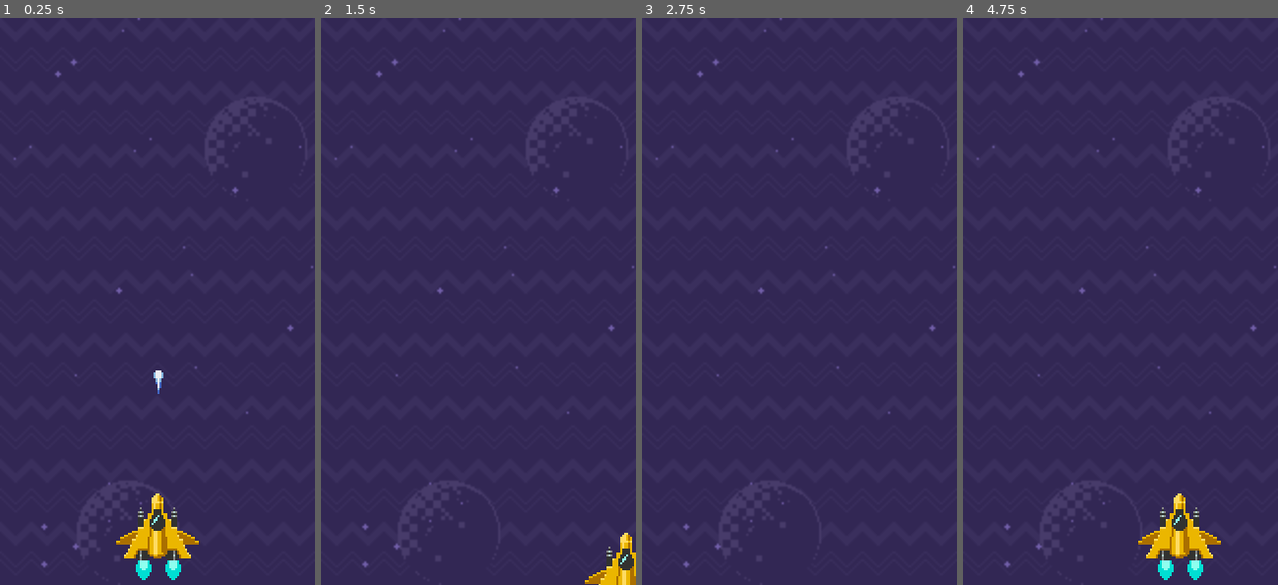
Above: before the commit, frames 1-4 (left to right).
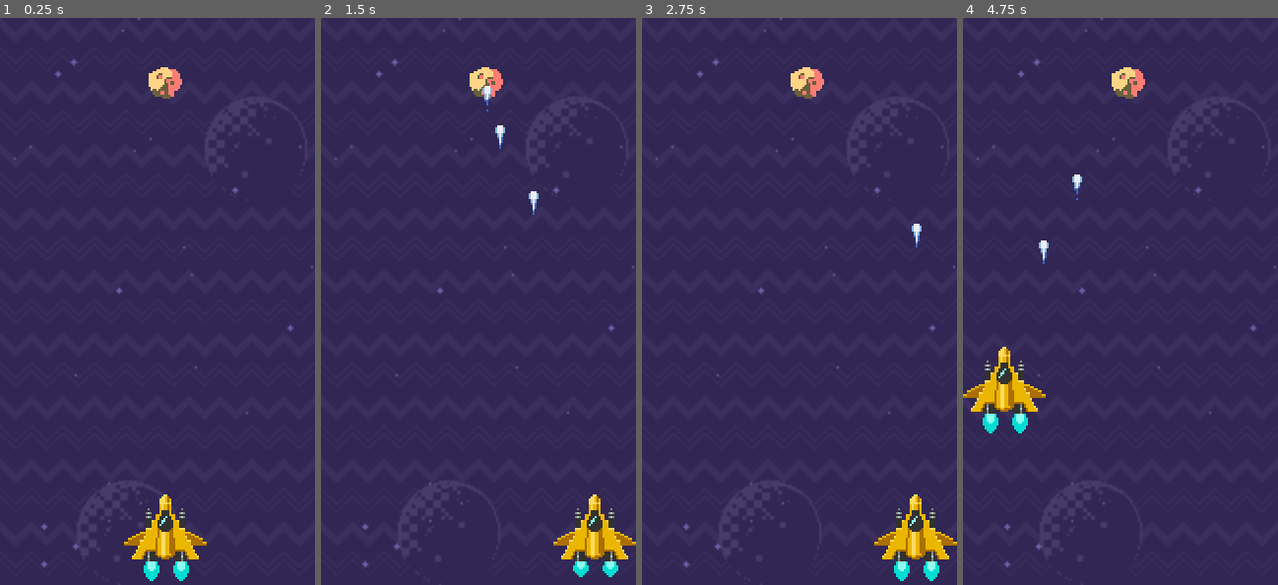
Above: after the commit, the same moments.

Repository: Cludor28/Astro_Explore
Game: Godot game, scene res://scenes/game.tscn
The game is run twice, just before and just after one commit, with the same random seed, the same clock (stepped at 60 frames per second) and the same inputs.
Inputs:
- Up to frame 1 (0.25 s): no input
- Up to frame 2 (1.5 s): tap Enter (ui_accept) at 0.5, 0.6, 0.77, 1.07, 1.35 s; hold Right (ui_right) 0.53-1.28 s; hold Down (ui_down) from 1.28 s (still down)
- Up to frame 3 (2.75 s): tap Enter (ui_accept) at 1.52, 1.82, 2.1 s; release Down (ui_down) at 2.03 s; hold Right (ui_right) from 2.03 s (still down)
- Up to frame 4 (4.75 s): release Right (ui_right) at 2.78 s; hold Up (ui_up) 2.78-3.53 s; tap Enter (ui_accept) at 2.85, 3.02, 3.32, 3.6, 3.77, 4.07, 4.35, 4.52 s; hold Left (ui_left) from 3.53 s (still down)

The runs differ from the first frame. In frame 1, 2.4% of the frame differs, in the area x 36-66%, y 8-100%; in frame 2, 2.8%; in frame 3, 2.3%; in frame 4, 4.2%, in the area x 0-82%, y 8-100%.

Commit message:
criação da colisão

Diff:
--- a/project.godot
+++ b/project.godot
@@ -7,6 +7,11 @@
 ;   param=value ; assign values to parameters
 
 config_version=4
+
+_global_script_classes=[  ]
+_global_script_class_icons={
+
+}
 
 [application]
 
@@ -26,6 +31,12 @@
 
 common/drop_mouse_on_gui_input_disabled=true
 
+[layer_names]
+
+2d_physics/layer_1="player"
+2d_physics/layer_2="lazer"
+2d_physics/layer_3="meteoro"
+
 [physics]
 
 common/enable_pause_aware_picking=true
--- /dev/null
+++ b/scenes/asteroid.tscn
@@ -0,0 +1,17 @@
+[gd_scene load_steps=3 format=2]
+
+[ext_resource path="res://sprites/asteroids/asteroid-1.png" type="Texture" id=1]
+
+[sub_resource type="CircleShape2D" id=1]
+
+[node name="asteroid" type="Node2D"]
+
+[node name="asteroid-1" type="Sprite" parent="."]
+texture = ExtResource( 1 )
+
+[node name="area" type="Area2D" parent="."]
+collision_layer = 4
+collision_mask = 2
+
+[node name="shape" type="CollisionShape2D" parent="area"]
+shape = SubResource( 1 )
--- a/scenes/game.tscn
+++ b/scenes/game.tscn
@@ -1,11 +1,27 @@
-[gd_scene load_steps=7 format=2]
+[gd_scene load_steps=10 format=2]
 
 [ext_resource path="res://sprites/ship.png" type="Texture" id=1]
 [ext_resource path="res://sprites/background.png" type="Texture" id=2]
 [ext_resource path="res://scripts/ship.gd" type="Script" id=3]
-[ext_resource path="res://scenes/lazer.tscn" type="PackedScene" id=4]
+[ext_resource path="res://scripts/Background.gd" type="Script" id=4]
+[ext_resource path="res://scenes/asteroid.tscn" type="PackedScene" id=5]
 
-[sub_resource type="Animation" id=1]
+[sub_resource type="Shader" id=1]
+code = "shader_type canvas_item;
+
+uniform float vel = -.5f;
+uniform float des = 0f;
+
+void fragment(){
+	COLOR = texture(TEXTURE , UV + (vec2(0, 1f) * TIME * vel) + vec2(des , 0) );
+}"
+
+[sub_resource type="ShaderMaterial" id=2]
+shader = SubResource( 1 )
+shader_param/vel = -0.5
+shader_param/des = 0.0
+
+[sub_resource type="Animation" id=3]
 length = 0.001
 tracks/0/type = "value"
 tracks/0/path = NodePath("Ship:frame")
@@ -20,8 +36,7 @@
 "values": [ 1 ]
 }
 
-[sub_resource type="Animation" id=2]
-resource_name = "fogo"
+[sub_resource type="Animation" id=4]
 length = 0.2
 loop = true
 tracks/0/type = "value"
@@ -40,11 +55,16 @@
 [node name="game" type="Node2D"]
 
 [node name="Background" type="Sprite" parent="."]
+material = SubResource( 2 )
 texture = ExtResource( 2 )
 centered = false
+script = ExtResource( 4 )
+
+[node name="asteroid" parent="Background" instance=ExtResource( 5 )]
+position = Vector2( 84, 33 )
 
 [node name="ship" type="Node2D" parent="."]
-position = Vector2( 80, 265.303 )
+position = Vector2( 84, 270 )
 script = ExtResource( 3 )
 __meta__ = {
 "_edit_group_": true
@@ -58,8 +78,8 @@
 [node name="anim" type="AnimationPlayer" parent="ship"]
 autoplay = "fogo"
 playback_speed = 2.0
-anims/RESET = SubResource( 1 )
-anims/fogo = SubResource( 2 )
+anims/RESET = SubResource( 3 )
+anims/fogo = SubResource( 4 )
 
-[node name="lazer" parent="." instance=ExtResource( 4 )]
-position = Vector2( 80, 235 )
+[node name="blaster" type="Position2D" parent="ship"]
+position = Vector2( 0, -32 )
--- a/scenes/lazer.tscn
+++ b/scenes/lazer.tscn
@@ -35,16 +35,35 @@
 "values": [ 2, 3 ]
 }
 
-[node name="lazer" type="Node2D"]
+[sub_resource type="CircleShape2D" id=3]
+radius = 3.0
+
+[node name="lazer" type="Node2D" groups=[
+"lazeres",
+]]
 script = ExtResource( 2 )
 
 [node name="sprite" type="Sprite" parent="."]
 texture = ExtResource( 1 )
+vframes = 2
 hframes = 2
-vframes = 2
 frame = 2
 
 [node name="anim" type="AnimationPlayer" parent="."]
 autoplay = "default"
 anims/RESET = SubResource( 1 )
 anims/default = SubResource( 2 )
+
+[node name="VisibilityNotifier2D" type="VisibilityNotifier2D" parent="."]
+position = Vector2( 0, -70 )
+scale = Vector2( 0.25, 0.25 )
+
+[node name="area" type="Area2D" parent="."]
+collision_layer = 2
+collision_mask = 4
+
+[node name="shape" type="CollisionShape2D" parent="area"]
+position = Vector2( 0, -4 )
+shape = SubResource( 3 )
+[connection signal="screen_exited" from="VisibilityNotifier2D" to="." method="_on_VisibilityNotifier2D_screen_exited"]
+[connection signal="area_entered" from="area" to="." method="_on_area_area_entered"]
--- /dev/null
+++ b/scripts/Background.gd
@@ -0,0 +1,11 @@
+extends Sprite
+
+onready var nave = get_node("../ship")
+
+func _ready():
+	pass
+
+
+
+func _process(delta):
+	material.set_shader_param("des" , (nave.global_position.x - 80) * 0.002 )
--- a/scripts/lazer.gd
+++ b/scripts/lazer.gd
@@ -8,3 +8,11 @@
 
 func _process(delta):
 	translate(Vector2(0 , -1) * vel * delta)
+
+
+func _on_VisibilityNotifier2D_screen_exited():
+	queue_free()
+
+
+func _on_area_area_entered(area):
+	print(area)
--- a/scripts/ship.gd
+++ b/scripts/ship.gd
@@ -1,6 +1,11 @@
 extends Node2D
 
+const PRE_LAZER = preload("res://scenes/lazer.tscn")
+
 var vel = 100
+
+#posição minima esquerda 21
+#posição maxima direita 139
 
 func _ready():
 
@@ -24,4 +29,13 @@
 	if Input.is_action_pressed("ui_down"):
 		dirY += 1
 
+	if Input.is_action_just_pressed("ui_accept"):
+		if get_tree().get_nodes_in_group("lazeres").size() < 3:
+			var lazer = PRE_LAZER.instance()
+			get_parent().add_child(lazer)
+			lazer.global_position = $blaster.global_position
+
 	translate(Vector2(dirX,dirY) * vel * delta)
+
+	global_position.x = clamp(global_position.x , 21 , 139)
+	global_position.y = clamp(global_position.y , 24 , 266)
Not shown: 1 places in scenes/lazer.tscn that only renumber resources
